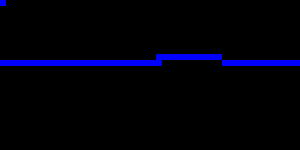
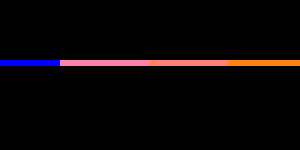
The second (300, 150) image is a revision of the first. Changes to its layers:
painted on "Background" over [0, 0, 300, 66]
